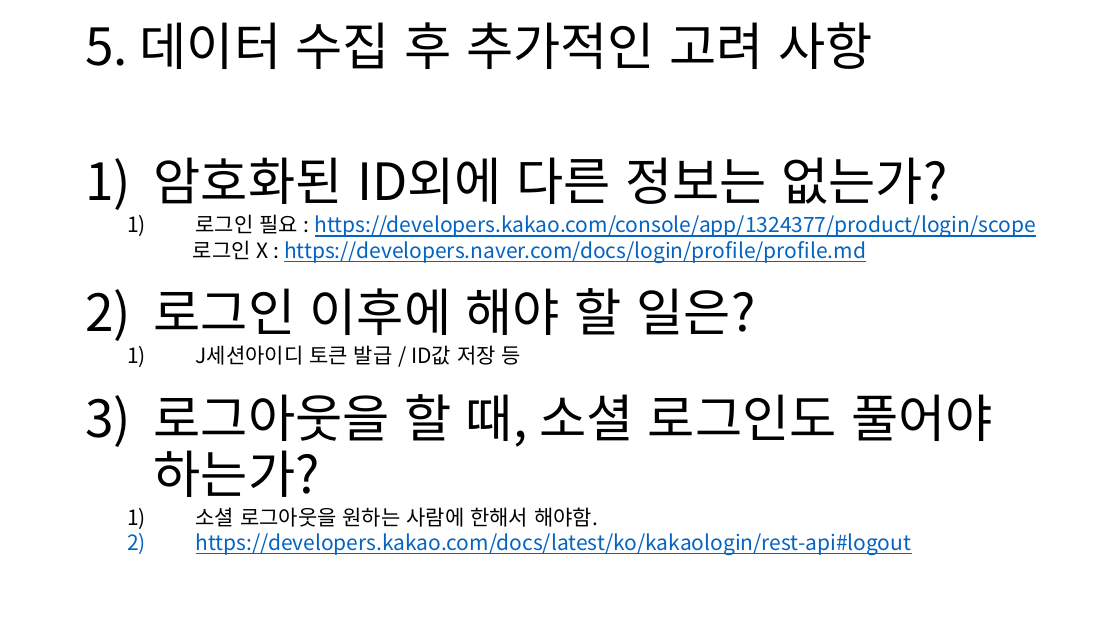
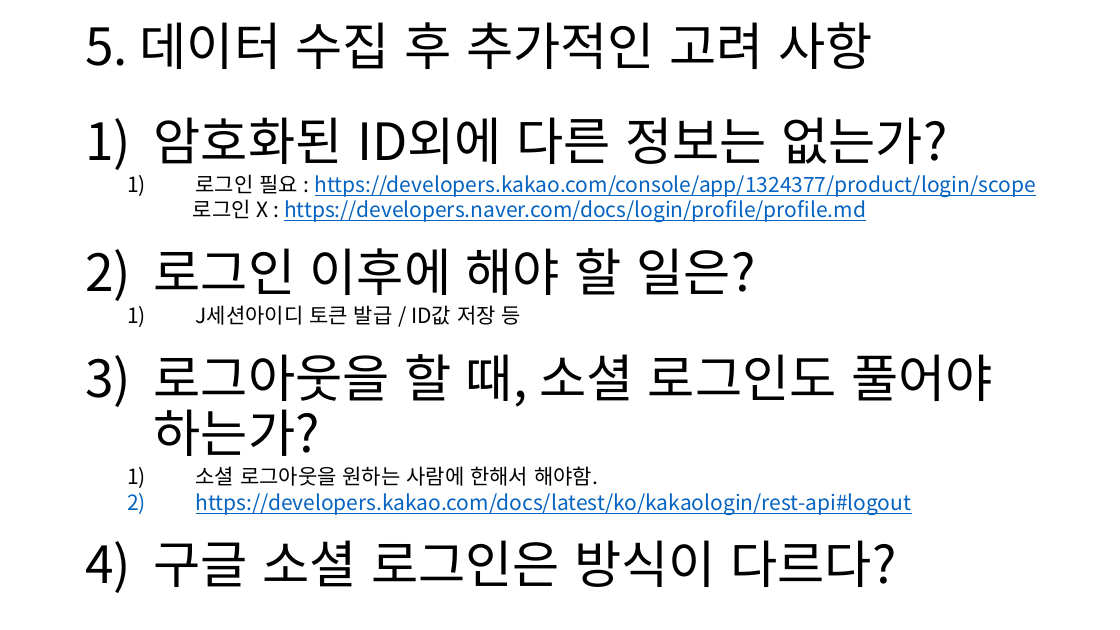
Before and after one commit to JHS3427/SocialLoginPresentation, a slide deck: slide 11 of 소셜 로그인 발표.pptx. Drawn at 1120x630 pixels with LibreOffice and Linux fonts; fonts in the diff are those of the drawing. Boxes give left, top, right and bottom in pixels: in the first picture for what was removed or moved away, otherwise in the second. Text is boxed around its words. In the diff, an @@ line names an element or a change of style, - is before the commit and + after.

```diff
--- a/소셜 로그인 발표.pptx
+++ b/소셜 로그인 발표.pptx
@@ text at (x1=154, y1=540, x2=898, y2=587): paragraph added @@
+4) 구글 소셜 로그인은 방식이 다르다?
```
Also in this commit, not shown: 1 other slide changed.
